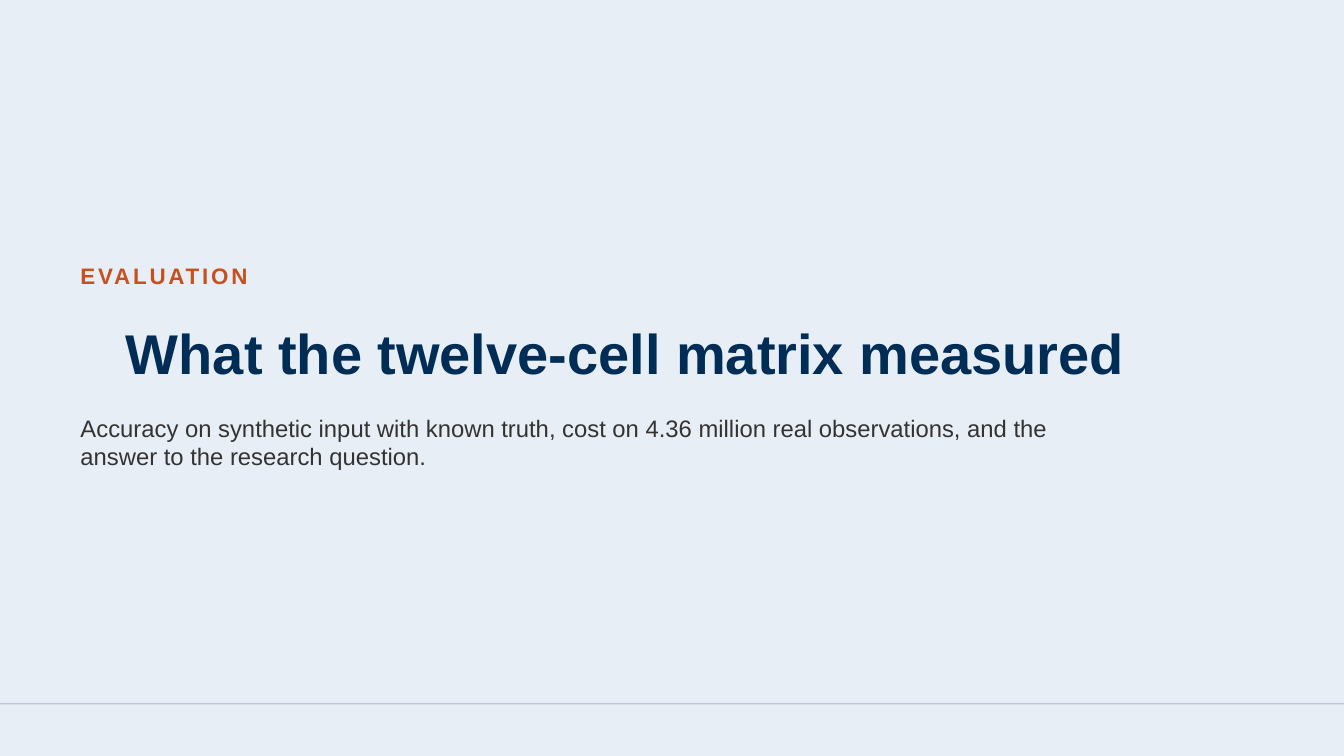
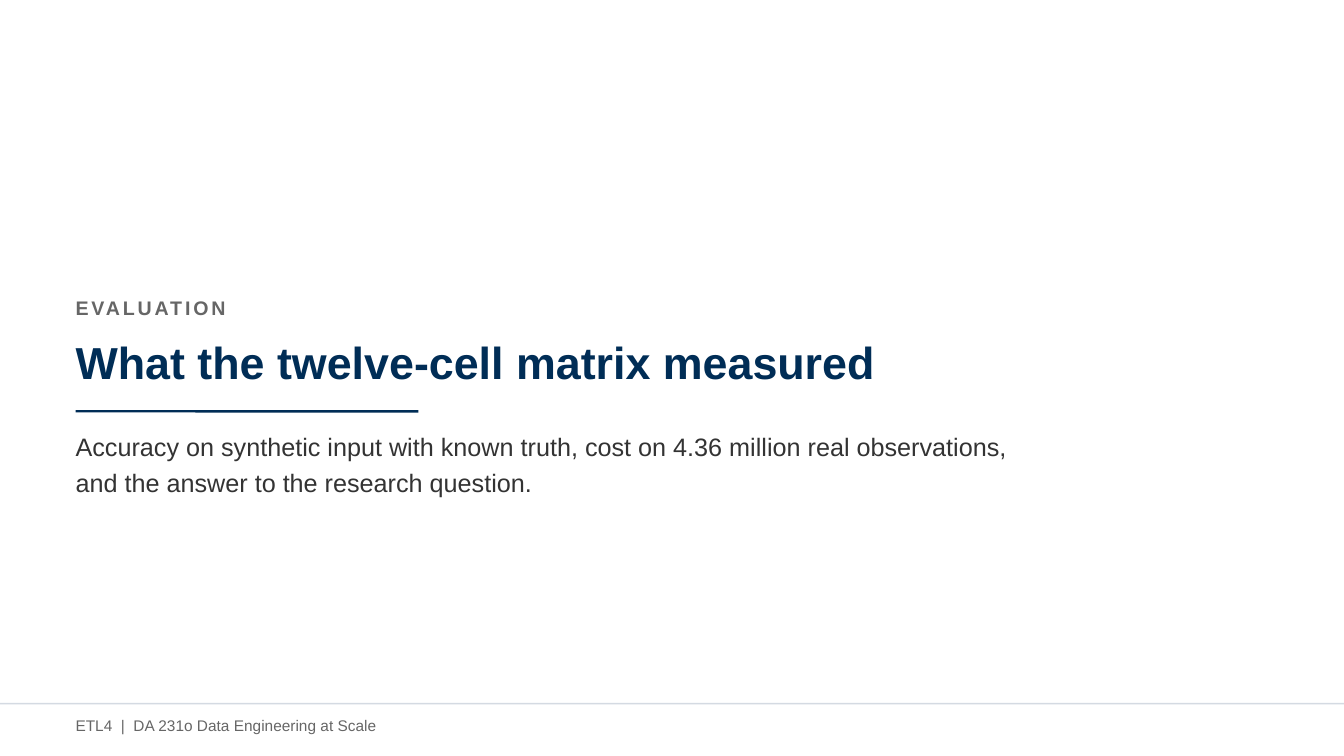
Before and after one commit to AvinashKompalli/Clean-Flight-Paths-from-Noisy-Aircraft-Data-at-Scale, a slide deck: slide 15 of etl4/docs/ETL4_Project_Presentation.pptx (slide 12 before the commit). Drawn at 1344x756 pixels with LibreOffice and Linux fonts; fonts in the diff are those of the drawing. Boxes give left, top, right and bottom in pixels: in the first picture for what was removed or moved away, otherwise in the second. Text is boxed around its words. In the diff, an @@ line names an element or a change of style, - is before the commit and + after.

```diff
--- a/etl4/docs/ETL4_Project_Presentation.pptx
+++ b/etl4/docs/ETL4_Project_Presentation.pptx
@@ background #E8EEF5 to #FFFFFF @@
@@ text "EVALUATION": place and size @@
-text "EVALUATION" at box(71, 257, 1273, 299)
+text "EVALUATION" at box(76, 292, 1268, 323)
@@ text "EVALUATION" at box(76, 292, 1268, 323): size 16 to 14 pt, text colour #C8501E to #666666; less space between paragraphs; vertical alignment top to middle @@
@@ text "What the twelve-cell matrix measured": place and size @@
-text "What the twelve-cell matrix measured" at box(126, 333, 1124, 375)
+text "What the twelve-cell matrix measured" at box(76, 346, 875, 380)
@@ text "What the twelve-cell matrix measured" at box(76, 346, 875, 380): size 40 to 32 pt; alignment centre to left @@
@@ line added from (76, 411) to (418, 411), #002D56 1.75 pt @@
@@ text "Accuracy on synthetic input with ...": place and size @@
-text "Accuracy on synthetic input with ..." at box(80, 419, 1047, 470)
+text "Accuracy on synthetic input with ..." at box(76, 437, 1007, 497)
@@ text "Accuracy on synthetic input with ..." at box(76, 437, 1007, 497): size 17 to 18 pt; line spacing 1 to 1.18; less space between paragraphs; vertical alignment top to middle @@
@@ line (0, 704) - (1344, 704): stroke #BFC8D6 1 pt to #D4DAE2 1 pt @@
@@ text added at box(76, 720, 377, 734), 11 pt, text #666666 @@
+ETL4 | DA 231o Data Engineering at Scale
```
Also in this commit, not shown: 19 other slides changed, 4 slides added, 1 other file.
